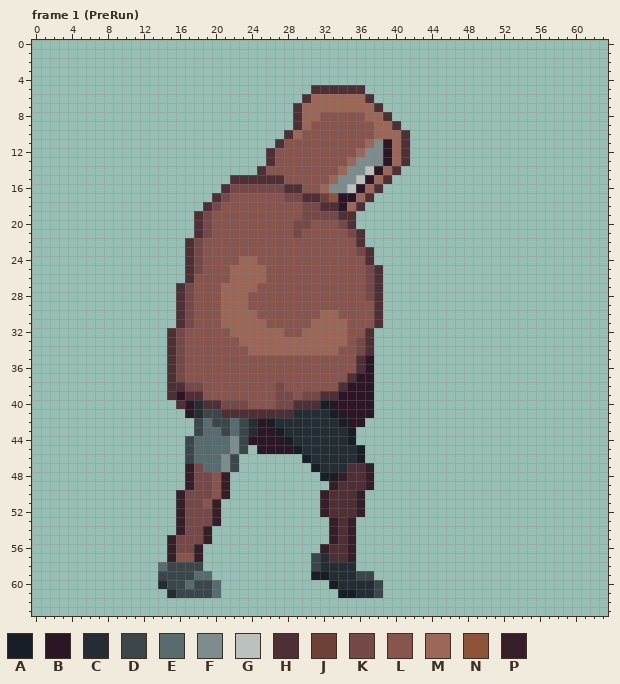
Edited in one commit: pixel-art file (Biogenesis_SNZA/Assets/Sprites/Liora/Liora_Run.aseprite). This is how it looked before the edit.
64x64 pixels, 9 frames. Shown: frame 1 (PreRun). The commit also changed other frames, which this record leaves out.
Palette (. is transparent): A #181e25  B #2b1625  C #232d33  D #3a464a  E #586b6f  F #7d8c8c  G #bbc1be  H #4e2f35  J #6f4037  K #754947  L #88544e  M #9b6757  N #8e5439  P #361e29
Pixels before, frame 1 (PreRun) (only the part around the change), first column x 6:
43 ............DEEDEDCBBACCCCCCCA..............
44 ...........DEEEEFDBBBBACCCCCCA..............
45 ...........DEEEEFD.BBBBACCCCCCA.............
46 ...........DEEEFD.......ACCCCCA.............
47 ...........PKEEFD........ACCCHHP............
48 ...........PKKLP..........AAPHHP............
49 ...........PKKLP...........PHHHP............
50 ..........PKKKLP..........PHHHP.............
51 ..........PKKLP...........PHHHP.............
52 ..........PKKKP...........PHHHP.............
53 ..........PKKKP............PHP..............
54 ..........PKKP.............PHP..............
55 .........PKKKP.............PHP..............
56 .........PKKP.............PHHP..............
57 .........PLLP............DCHHP..............
58 ........EDDDD............DCCCC..............
59 ........DDDDEE...........AACCCDD............
60 ........CDDEDDE............ACCCCD...........
61 .........CDDDDE.............AACCD...........
62 ............................................
63 ............................................
And afterwards:
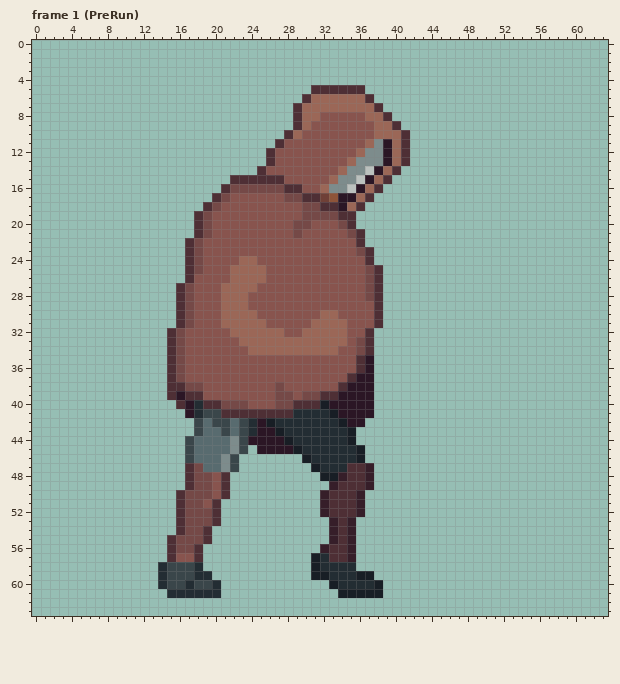
From old to new:
Frame 1 (PreRun), layer "Flattened":
y 47: x 17 P -> H
y 48..49: x 17 P -> H; x 21 P -> H
y 50: x 16 P -> H; x 21 P -> H
y 51..53: x 16 P -> H; x 20 P -> H
y 54: x 16 P -> H; x 19 P -> H
y 55: x 15 P -> H; x 19 P -> H
y 56: x 15 P -> H; x 18 P -> H
y 57: x 15 P -> H; x 18 P -> H; x 31 D -> A
y 58: x 14 E -> C; x 18 D -> C; x 31 D -> A
y 59: x 14 D -> C; x 18..19 EE -> CC; x 36..37 DD -> AA
y 60: x 17 E -> C; x 20 E -> C; x 38 D -> A
y 61: x 16..20 DDDDE -> CCCCC; x 36..38 CCD -> AAA
Changed places in both pictures, as pixel boxes (x1, y1, x2, y2):
changed: (158, 463, 230, 598)
changed: (311, 553, 320, 571)
changed: (356, 571, 383, 598)
